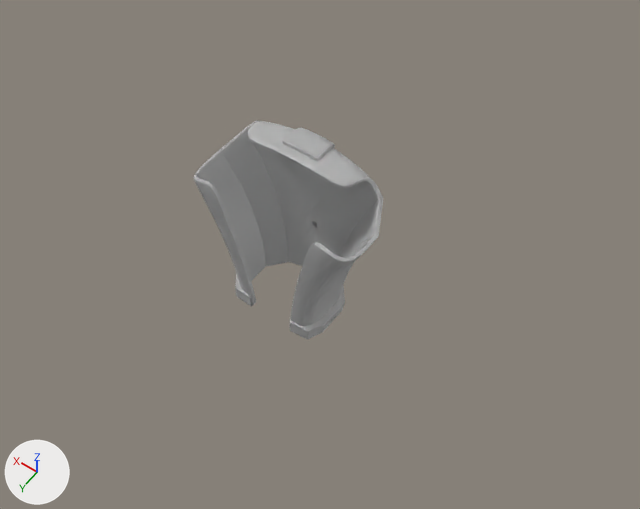
Before and after pictures for a commit that changed the Blender file LeatherMoldGenerator.blend.
Camera for both pictures: a 50 mm lens placed at (-140.0, 193.0, 284.0), pointed at (-11.0, 12.0, -1.0). The lights are fixed; the arrows at lower left show +X, +Y and +Z. The first picture is the older version.

The older version as bpy lines, for what is in view:
```python
me_cube = bpy.data.meshes.new('Cube')
me_cube.from_pydata(...)  # a box spanning x -1.0..1.0, y -1.0..1.0, z -1.0..1.0
me_tie_hood_001 = bpy.data.meshes.new('tie hood.001')
me_tie_hood_001.from_pydata(...)  # 34760 vertices, 69566 faces; spans x -38.1..37.7, y -4.1..34.4, z -30.6..52.1
ob_mold_block = bpy.data.objects.new('Mold_Block', me_cube)
ob_mold_block.location = (0.0, 0.0, 0.0)
ob_mold_master = bpy.data.objects.new('Mold_Master', me_tie_hood_001)
ob_mold_master.location = (0.0, 0.0, 0.0)
```
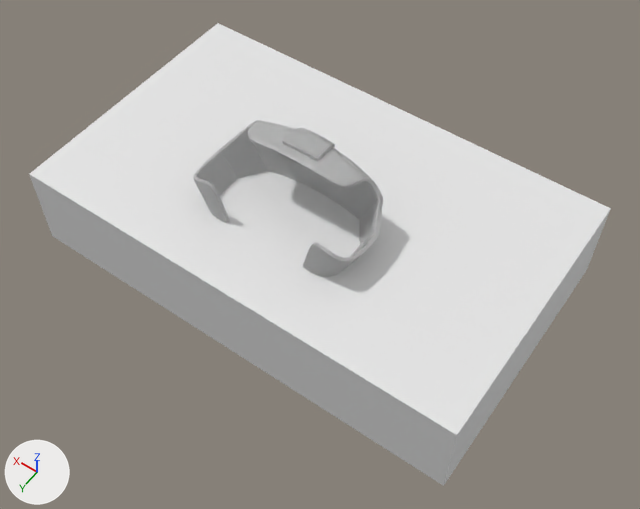
Commit message: Sprint 2.3 - Implement configurable mold block generation

Boxes (x1, y1, x2, y2) around the edits, measured in the pictures (640 x 509 px):
'Mold_Block', rescaled (not visible before)
    after: (29, 23, 611, 486)

Patch to the scene script:
```diff
--- a/LeatherMoldGenerator.blend.py
+++ b/LeatherMoldGenerator.blend.py
@@ ob_mold_block @@
 ob_mold_block.location = (0.0, 0.0, 0.0)
+ob_mold_block.scale = (100.0, 60.0, 20.0)
```
